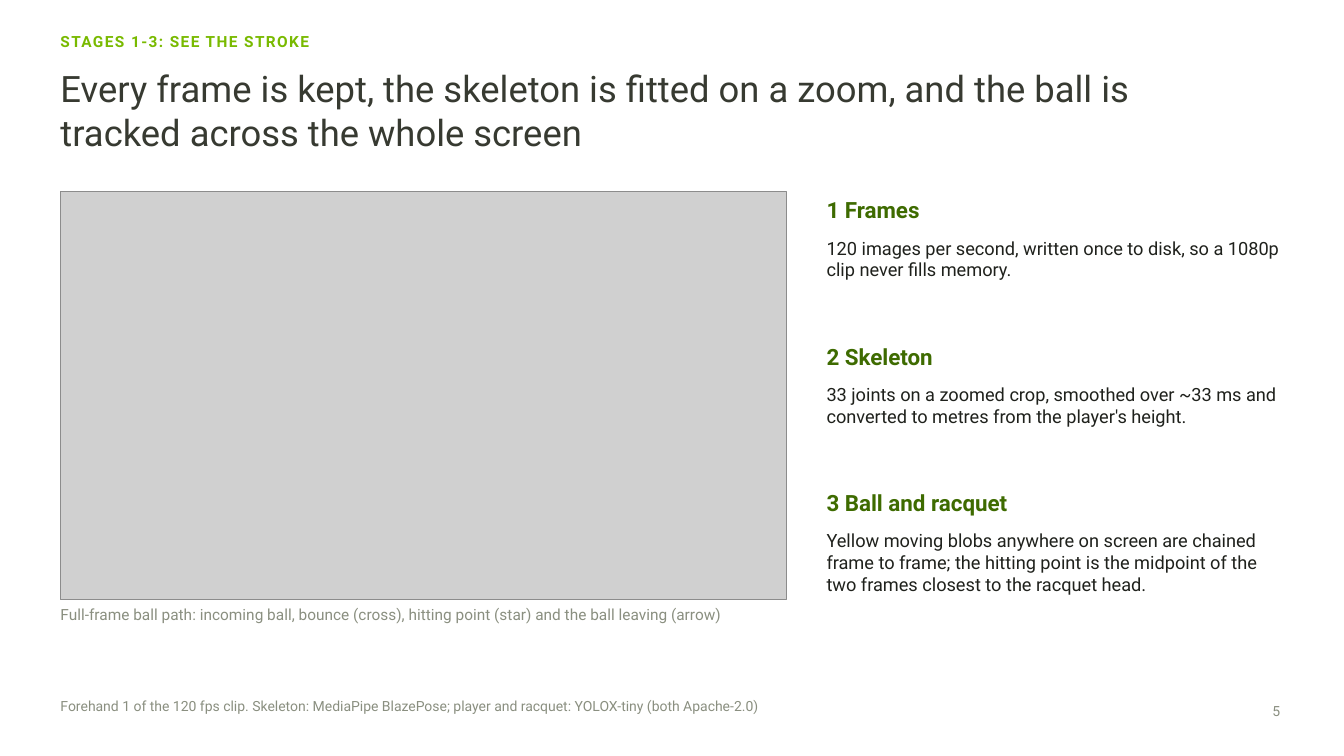
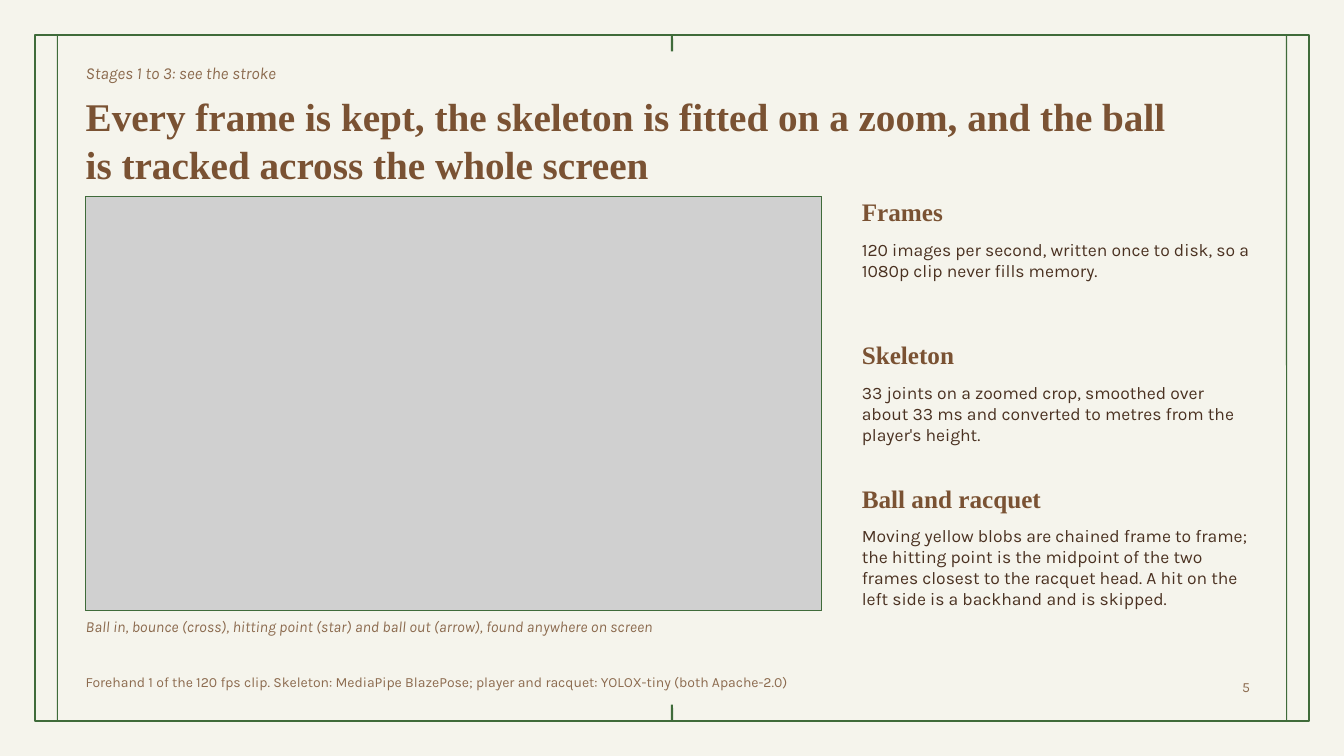
Before and after one commit to jjsk-projects/tennis-ai-edge, a slide deck: slide 5 of pitch/Centre_Court_pitch.pptx. Drawn at 1344x756 pixels with LibreOffice and Linux fonts; fonts in the diff are those of the drawing; grey boxes stand for pictures; background and template pictures are left out. Boxes give left, top, right and bottom in pixels: in the first picture for what was removed or moved away, otherwise in the second. Text is boxed around its words. In the diff, an @@ line names an element or a change of style, - is before the commit and + after.

```diff
--- a/pitch/Centre_Court_pitch.pptx
+++ b/pitch/Centre_Court_pitch.pptx
@@ background #FFFFFF to #F5F4EC @@
@@ rectangle added at box(35, 35, 1309, 721), outline #3F6B3A 1.5 pt @@
@@ line added from (57, 35) to (57, 721), #3F6B3A 0.75 pt @@
@@ line added from (673, 35) to (673, 51), #3F6B3A 1.5 pt @@
@@ line added from (1287, 35) to (1287, 721), #3F6B3A 0.75 pt @@
@@ text at box(86, 67, 276, 83): text changed; size 11 to 12 pt; font Roboto to Karla; text colour #79BA00 to #8C6B4F; bold off; italic on @@
-STAGES 1-3: SEE THE STROKE
+Stages 1 to 3: see the stroke
@@ title "Every frame is kept, the ...": place and size @@
-title "Every frame is kept, the ..." at box(60, 74, 1129, 147)
+title "Every frame is kept, the ..." at box(86, 103, 1165, 180)
@@ title "Every frame is kept, the ..." at box(86, 103, 1165, 180): size 26 to 28 pt, font Roboto to Times New Roman, text colour #373A31 to #7A5233, bold on @@
@@ picture: place and size @@
-picture at box(60, 192, 786, 600)
+picture at box(86, 197, 822, 611)
@@ rectangle added at box(86, 197, 822, 611), outline #3F6B3A 1 pt @@
@@ text at box(862, 204, 943, 222): text changed; size 16 to 18 pt; font Roboto to Times New Roman; text colour #3E6B00 to #7A5233 @@
-1 Frames
+Frames
@@ text "120 images per second, written ...": place and size @@
-text "120 images per second, written ..." at box(827, 241, 1279, 280)
+text "120 images per second, written ..." at box(862, 244, 1249, 282)
@@ text "120 images per second, written ..." at box(862, 244, 1249, 282): size 13 to 12.5 pt, font Roboto to Karla, text colour #1F211C to #4A3121 @@
@@ text at box(862, 346, 954, 365): text changed; size 16 to 18 pt; font Roboto to Times New Roman; text colour #3E6B00 to #7A5233 @@
-2 Skeleton
+Skeleton
@@ text at box(862, 387, 1234, 446): text changed; size 13 to 12.5 pt; font Roboto to Karla; text colour #1F211C to #4A3121 @@
-33 joints on a zoomed crop, smoothed over ~33 ms and converted to metres from the player's height.
+33 joints on a zoomed crop, smoothed over about 33 ms and converted to metres from the player's height.
@@ text at box(862, 490, 1040, 514): text changed; size 16 to 18 pt; font Roboto to Times New Roman; text colour #3E6B00 to #7A5233 @@
-3 Ball and racquet
+Ball and racquet
@@ text at box(862, 530, 1247, 609): text changed; size 13 to 12.5 pt; font Roboto to Karla; text colour #1F211C to #4A3121 @@
-Yellow moving blobs anywhere on screen are chained frame to frame; the hitting point is the midpoint of the two frames closest to the racquet head.
+Moving yellow blobs are chained frame to frame; the hitting point is the midpoint of the two frames closest to the racquet head. A hit on the left side is a backhand and is skipped.
@@ text at box(86, 621, 652, 636): text changed; font Roboto to Karla; text colour #8A8F80 to #8C6B4F; italic on @@
-Full-frame ball path: incoming ball, bounce (cross), hitting point (star) and the ball leaving (arrow)
+Ball in, bounce (cross), hitting point (star) and ball out (arrow), found anywhere on screen
@@ text "Forehand 1 of the 120 ...": place and size @@
-text "Forehand 1 of the 120 ..." at box(60, 700, 758, 714)
+text "Forehand 1 of the 120 ..." at box(86, 677, 787, 691)
@@ text "Forehand 1 of the 120 ..." at box(86, 677, 787, 691): font Roboto to Karla, text colour #8A8F80 to #8C6B4F; more space between paragraphs @@
@@ page number: place and size @@
-page number at box(1272, 706, 1280, 716)
+page number at box(1242, 683, 1250, 692)
@@ page number at box(1242, 683, 1250, 692): font Roboto to Karla, text colour #8A8F80 to #8C6B4F @@
@@ line added from (673, 705) to (673, 721), #3F6B3A 1.5 pt @@
```
Also in this commit, not shown: 8 other slides changed, 2 slides added, 2 slides removed, 33 other files.
